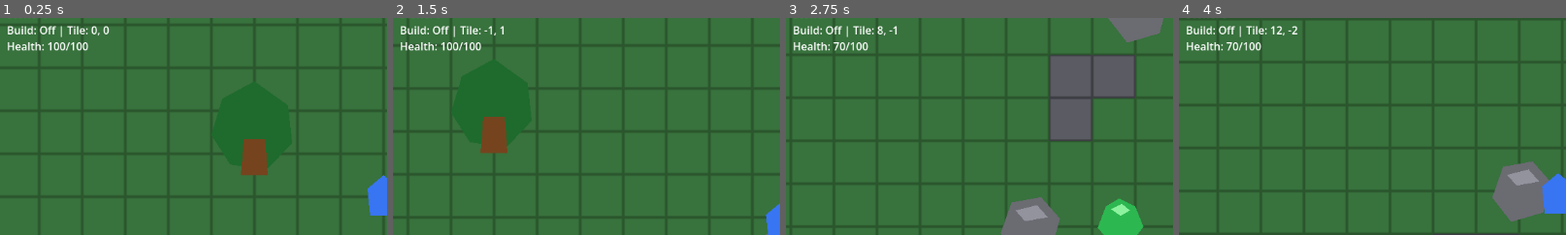
Above: before the commit, frames 1-4 (left to right).
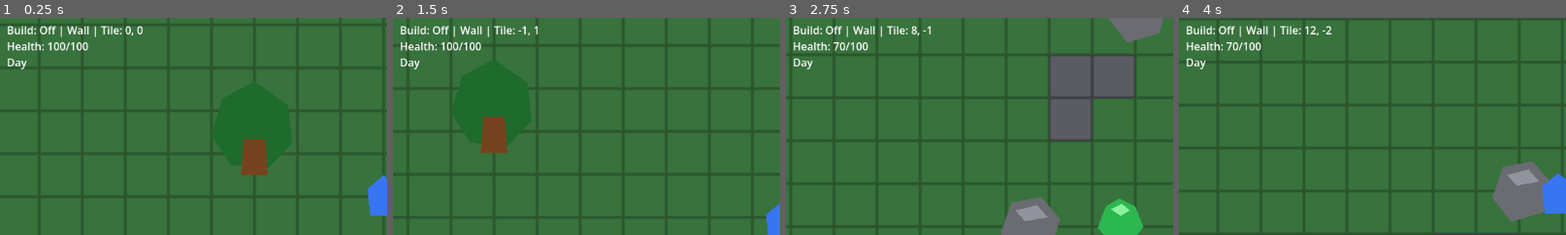
Above: after the commit, the same moments.

Repository: ramonsamagaio/Oathwake-Main
Game: Godot game, scene res://scenes/Main.tscn
The game is run twice, just before and just after one commit, with the same random seed, the same clock (stepped at 60 frames per second) and the same inputs.
Inputs (mouse positions are % of the whole screen's width and height, from its top left):
- Up to frame 1 (0.25 s): no input
- Up to frame 2 (1.5 s): tap Enter at 0.5 s; move the mouse to (72, 45) at 0.52 s; hold D 0.53-1.28 s; tap 1 at 0.6 s; click (72, 45) at 0.67 s; tap Space at 0.77, 1.07 s; tap 2 at 0.8, 1.35 s; move the mouse to (30, 55) at 1.27 s; hold S from 1.28 s (still down); click (30, 55) at 1.42 s
- Up to frame 3 (2.75 s): tap Space at 1.52, 1.82, 2.3 s; tap H at 1.55, 2.1 s; move the mouse to (60, 28) at 2.02 s; release S at 2.03 s; hold D from 2.03 s (still down); click (60, 28) at 2.17 s
- Up to frame 4 (4 s): move the mouse to (45, 70) at 2.77 s; release D at 2.78 s; hold W 2.78-3.53 s; tap Space at 2.85, 3.02, 3.32, 3.77 s; click (45, 70) at 2.92 s; tap 1 at 3.05, 3.6 s; move the mouse to (80, 65) at 3.52 s; hold A from 3.53 s (still down); click (80, 65) at 3.67 s; tap 2 at 3.8 s
The pictures show only the part of the screen within x 1-50%, y 9-59%; the shares and areas given below are measured in that part.

The runs differ from the first frame. In frame 1, 0.6% of the frame differs, in the area x 2-37%, y 3-24%; in frame 2, 0.5%; in frame 3, 0.6%; in frame 4, 0.6%, in the area x 2-40%, y 3-24%.

Commit message:
fogueira day night

Diff:
--- a/scenes/Main.tscn
+++ b/scenes/Main.tscn
@@ -7,9 +7,14 @@
 [ext_resource type="Script" path="res://scripts/Main.gd" id="5_main_script"]
 [ext_resource type="Script" path="res://scripts/BuildSystem.gd" id="6_build_system_script"]
 [ext_resource type="PackedScene" path="res://scenes/enemies/Slime.tscn" id="7_slime_scene"]
+[ext_resource type="Script" path="res://scripts/world/DayNightCycle.gd" id="8_day_night_script"]
+[ext_resource type="Script" path="res://scripts/enemies/NightEnemySpawner.gd" id="9_enemy_spawner_script"]
 
 [node name="Main" type="Node2D"]
 script = ExtResource("5_main_script")
+
+[node name="WorldTint" type="CanvasModulate" parent="."]
+color = Color(1, 1, 1, 1)
 
 [node name="World" type="Node2D" parent="."]
 script = ExtResource("2_world_script")
@@ -70,7 +75,7 @@
 [node name="BuildLabel" type="Label" parent="UI"]
 offset_left = 16.0
 offset_top = 64.0
-offset_right = 320.0
+offset_right = 420.0
 offset_bottom = 87.0
 text = "Build: Off | Tile: 0, 0"
 
@@ -81,5 +86,19 @@
 offset_bottom = 111.0
 text = "Health: 100/100"
 
+[node name="DayNightLabel" type="Label" parent="UI"]
+offset_left = 16.0
+offset_top = 112.0
+offset_right = 160.0
+offset_bottom = 135.0
+text = "Day"
+
 [node name="BuildSystem" type="Node" parent="."]
 script = ExtResource("6_build_system_script")
+
+[node name="DayNightCycle" type="Node" parent="."]
+script = ExtResource("8_day_night_script")
+
+[node name="NightEnemySpawner" type="Node" parent="."]
+script = ExtResource("9_enemy_spawner_script")
+slime_scene = ExtResource("7_slime_scene")
--- a/scripts/BuildSystem.gd
+++ b/scripts/BuildSystem.gd
@@ -1,10 +1,16 @@
 extends Node
 
 const SOURCE_ID := 0
+const BUILD_TYPE_WALL := "Wall"
+const BUILD_TYPE_CAMPFIRE := "Campfire"
 const WALL_TILE := Vector2i(2, 0)
+const CAMPFIRE_TILE := Vector2i(3, 0)
 const WALL_COST_RESOURCE := "Wood"
 const WALL_COST_AMOUNT := 1
+const CAMPFIRE_WOOD_COST_AMOUNT := 3
+const CAMPFIRE_STONE_COST_AMOUNT := 1
 const VALID_PREVIEW_COLOR := Color(0.50, 0.32, 0.18, 0.55)
+const VALID_CAMPFIRE_PREVIEW_COLOR := Color(0.88, 0.34, 0.10, 0.55)
 const INVALID_PREVIEW_COLOR := Color(0.90, 0.12, 0.10, 0.55)
 
 @export var tile_size: Vector2i = Vector2i(32, 32)
@@ -18,6 +24,7 @@
 
 var build_mode_enabled := false
 var current_tile := Vector2i.ZERO
+var selected_build_type := BUILD_TYPE_WALL
 var preview: Polygon2D
 
 @onready var main = get_node(main_path)
@@ -30,6 +37,8 @@
 
 
 func _ready() -> void:
+	add_to_group("build_system")
+
 	if build_layer.tile_set != null:
 		tile_size = build_layer.tile_set.tile_size
 
@@ -52,13 +61,27 @@
 	if not build_mode_enabled:
 		return
 
+	if event is InputEventKey and event.pressed and not event.echo and event.keycode == KEY_1:
+		selected_build_type = BUILD_TYPE_WALL
+		get_viewport().set_input_as_handled()
+		_update_preview()
+		_update_build_label()
+		return
+
+	if event is InputEventKey and event.pressed and not event.echo and event.keycode == KEY_2:
+		selected_build_type = BUILD_TYPE_CAMPFIRE
+		get_viewport().set_input_as_handled()
+		_update_preview()
+		_update_build_label()
+		return
+
 	if event is InputEventMouseButton and event.pressed and event.button_index == MOUSE_BUTTON_LEFT:
 		get_viewport().set_input_as_handled()
-		_try_place_wall(current_tile)
+		_try_place_selected_building(current_tile)
 
 	if event is InputEventMouseButton and event.pressed and event.button_index == MOUSE_BUTTON_RIGHT:
 		get_viewport().set_input_as_handled()
-		_try_remove_wall(current_tile)
+		_try_remove_building(current_tile)
 
 
 func _get_mouse_tile() -> Vector2i:
@@ -66,30 +89,81 @@
 	return _local_position_to_grid_cell(mouse_position)
 
 
+func _try_place_selected_building(tile_position: Vector2i) -> bool:
+	return _try_place_building(tile_position, selected_build_type)
+
+
 func _try_place_wall(tile_position: Vector2i) -> bool:
-	if not _can_place_wall(tile_position, true):
-		return false
-
-	if not main.spend_resource(WALL_COST_RESOURCE, WALL_COST_AMOUNT):
-		print("Not enough Wood to build a wall.")
-		return false
-
-	build_layer.set_cell(tile_position, SOURCE_ID, WALL_TILE)
-	print("Built wall at tile %s" % tile_position)
+	return _try_place_building(tile_position, BUILD_TYPE_WALL)
+
+
+func _try_place_campfire(tile_position: Vector2i) -> bool:
+	return _try_place_building(tile_position, BUILD_TYPE_CAMPFIRE)
+
+
+func _try_place_building(tile_position: Vector2i, building_type: String) -> bool:
+	if not _can_place_building(tile_position, building_type, true):
+		return false
+
+	_spend_building_cost(building_type)
+	build_layer.set_cell(tile_position, SOURCE_ID, _get_building_tile(building_type))
+	print("Built %s at tile %s" % [building_type, tile_position])
 	_update_preview()
 	return true
 
 
 func _try_remove_wall(tile_position: Vector2i) -> bool:
-	if not _is_player_built_wall(tile_position):
-		print("There is no player-built wall here.")
+	return _try_remove_building(tile_position)
+
+
+func _try_remove_building(tile_position: Vector2i) -> bool:
+	var building_type := _get_building_type_at_tile(tile_position)
+	if building_type.is_empty():
+		print("There is no player-built construction here.")
 		return false
 
 	build_layer.erase_cell(tile_position)
-	main.add_resource(WALL_COST_RESOURCE, WALL_COST_AMOUNT)
-	print("Removed wall at tile %s" % tile_position)
+	_refund_building_cost(building_type)
+	print("Removed %s at tile %s" % [building_type, tile_position])
 	_update_preview()
 	return true
+
+
+func get_built_buildings() -> Array:
+	var buildings := []
+
+	for cell in build_layer.get_used_cells():
+		var building_type := _get_building_type_at_tile(cell)
+		if building_type.is_empty():
+			continue
+
+		buildings.append({
+			"type": building_type,
+			"x": cell.x,
+			"y": cell.y,
+		})
+
+	return buildings
+
+
+func load_built_buildings(buildings: Array) -> void:
+	_clear_built_buildings()
+
+	for building in buildings:
+		if not building is Dictionary:
+			continue
+
+		var building_type := str(building.get("type", BUILD_TYPE_WALL))
+		if not _is_known_building_type(building_type):
+			continue
+
+		var tile_position := Vector2i(
+			int(building.get("x", 0)),
+			int(building.get("y", 0))
+		)
+		build_layer.set_cell(tile_position, SOURCE_ID, _get_building_tile(building_type))
+
+	_update_preview()
 
 
 func get_built_wall_cells() -> Array:
@@ -106,22 +180,31 @@
 
 
 func load_built_wall_cells(wall_cells: Array) -> void:
-	_clear_built_walls()
+	var buildings := []
 
 	for wall_cell in wall_cells:
 		if not wall_cell is Dictionary:
 			continue
 
-		var tile_position := Vector2i(
-			int(wall_cell.get("x", 0)),
-			int(wall_cell.get("y", 0))
-		)
-		build_layer.set_cell(tile_position, SOURCE_ID, WALL_TILE)
-
-	_update_preview()
+		buildings.append({
+			"type": BUILD_TYPE_WALL,
+			"x": int(wall_cell.get("x", 0)),
+			"y": int(wall_cell.get("y", 0)),
+		})
+
+	load_built_buildings(buildings)
 
 
 func _can_place_wall(tile_position: Vector2i, show_message := false) -> bool:
+	return _can_place_building(tile_position, BUILD_TYPE_WALL, show_message)
+
+
+func _can_place_building(tile_position: Vector2i, building_type: String, show_message := false) -> bool:
+	if not _is_known_building_type(building_type):
+		if show_message:
+			print("Unknown building type: %s" % building_type)
+		return false
+
 	if ground_layer.get_cell_source_id(tile_position) == -1:
 		if show_message:
 			print("Cannot build outside the map.")
@@ -139,7 +222,7 @@
 
 	if build_layer.get_cell_source_id(tile_position) != -1:
 		if show_message:
-			print("There is already a wall here.")
+			print("There is already a construction here.")
 		return false
 
 	if tile_position == _global_position_to_grid_cell(player.global_position):
@@ -147,25 +230,92 @@
 			print("Cannot build on the player.")
 		return false
 
-	if not main.can_spend_resource(WALL_COST_RESOURCE, WALL_COST_AMOUNT):
-		if show_message:
-			print("Not enough Wood to build a wall.")
+	if not _can_spend_building_cost(building_type):
+		if show_message:
+			print("Not enough resources to build %s." % building_type)
 		return false
 
 	return true
 
 
 func _is_player_built_wall(tile_position: Vector2i) -> bool:
-	return (
-		build_layer.get_cell_source_id(tile_position) == SOURCE_ID
-		and build_layer.get_cell_atlas_coords(tile_position) == WALL_TILE
-	)
+	return _get_building_type_at_tile(tile_position) == BUILD_TYPE_WALL
 
 
 func _clear_built_walls() -> void:
 	for cell in build_layer.get_used_cells():
 		if _is_player_built_wall(cell):
 			build_layer.erase_cell(cell)
+
+
+func _clear_built_buildings() -> void:
+	for cell in build_layer.get_used_cells():
+		if not _get_building_type_at_tile(cell).is_empty():
+			build_layer.erase_cell(cell)
+
+
+func _get_building_type_at_tile(tile_position: Vector2i) -> String:
+	if build_layer.get_cell_source_id(tile_position) != SOURCE_ID:
+		return ""
+
+	var atlas_coords := build_layer.get_cell_atlas_coords(tile_position)
+	if atlas_coords == WALL_TILE:
+		return BUILD_TYPE_WALL
+	if atlas_coords == CAMPFIRE_TILE:
+		return BUILD_TYPE_CAMPFIRE
+
+	return ""
+
+
+func _get_building_tile(building_type: String) -> Vector2i:
+	if building_type == BUILD_TYPE_CAMPFIRE:
+		return CAMPFIRE_TILE
+
+	return WALL_TILE
+
+
+func _is_known_building_type(building_type: String) -> bool:
+	return building_type == BUILD_TYPE_WALL or building_type == BUILD_TYPE_CAMPFIRE
+
+
+func _get_building_cost(building_type: String) -> Array:
+	if building_type == BUILD_TYPE_CAMPFIRE:
+		return [
+			{"resource": "Wood", "amount": CAMPFIRE_WOOD_COST_AMOUNT},
+			{"resource": "Stone", "amount": CAMPFIRE_STONE_COST_AMOUNT},
+		]
+
+	return [
+		{"resource": WALL_COST_RESOURCE, "amount": WALL_COST_AMOUNT},
+	]
+
+
+func _can_spend_building_cost(building_type: String) -> bool:
+	for cost in _get_building_cost(building_type):
+		if not main.can_spend_resource(cost["resource"], cost["amount"]):
+			return false
+
+	return true
+
+
+func _spend_building_cost(building_type: String) -> void:
+	for cost in _get_building_cost(building_type):
+		main.spend_resource(cost["resource"], cost["amount"])
+
+
+func _refund_building_cost(building_type: String) -> void:
+	for cost in _get_building_cost(building_type):
+		main.add_resource(cost["resource"], cost["amount"])
+
+
+func get_campfire_positions() -> Array:
+	var campfire_positions := []
+
+	for cell in build_layer.get_used_cells():
+		if _get_building_type_at_tile(cell) == BUILD_TYPE_CAMPFIRE:
+			campfire_positions.append(build_layer.to_global(_grid_cell_to_local_center(cell)))
+
+	return campfire_positions
 
 
 func _is_resource_at_tile(tile_position: Vector2i) -> bool:
@@ -203,6 +353,10 @@
 	build_mode_enabled = is_enabled
 	_update_preview()
 	_update_build_label()
+
+
+func is_build_mode_enabled() -> bool:
+	return build_mode_enabled
 
 
 func _create_preview() -> void:
@@ -229,9 +383,24 @@
 		return
 
 	preview.position = _grid_cell_to_local_center(current_tile)
-	preview.color = VALID_PREVIEW_COLOR if _can_place_wall(current_tile) else INVALID_PREVIEW_COLOR
+	preview.color = _get_preview_color()
+
+
+func _get_preview_color() -> Color:
+	if not _can_place_building(current_tile, selected_build_type):
+		return INVALID_PREVIEW_COLOR
+
+	if selected_build_type == BUILD_TYPE_CAMPFIRE:
+		return VALID_CAMPFIRE_PREVIEW_COLOR
+
+	return VALID_PREVIEW_COLOR
 
 
 func _update_build_label() -> void:
 	var mode_text := "On" if build_mode_enabled else "Off"
-	build_label.text = "Build: %s | Tile: %d, %d" % [mode_text, current_tile.x, current_tile.y]
+	build_label.text = "Build: %s | %s | Tile: %d, %d" % [
+		mode_text,
+		selected_build_type,
+		current_tile.x,
+		current_tile.y,
+	]
--- a/scripts/Main.gd
+++ b/scripts/Main.gd
@@ -65,6 +65,7 @@
 			"Stone": inventory.get_resource_amount("Stone"),
 		},
 		"walls": build_system.get_built_wall_cells(),
+		"buildings": build_system.get_built_buildings(),
 		"collected_resources": collected_resource_ids.keys(),
 	}
 
@@ -105,11 +106,15 @@
 	inventory.set_resource_amount("Wood", int(inventory_data.get("Wood", 0)))
 	inventory.set_resource_amount("Stone", int(inventory_data.get("Stone", 0)))
 
-	var wall_cells = save_data.get("walls", [])
-	if not wall_cells is Array:
-		wall_cells = []
+	var buildings = save_data.get("buildings", [])
+	if save_data.has("buildings") and buildings is Array:
+		build_system.load_built_buildings(buildings)
+	else:
+		var wall_cells = save_data.get("walls", [])
+		if not wall_cells is Array:
+			wall_cells = []
 
-	build_system.load_built_wall_cells(wall_cells)
+		build_system.load_built_wall_cells(wall_cells)
 
 	var collected_resources = save_data.get("collected_resources", [])
 	if not collected_resources is Array:
--- a/scripts/Player.gd
+++ b/scripts/Player.gd
@@ -4,6 +4,8 @@
 
 @export var speed: float = 180.0
 @export var max_health: int = 100
+@export var attack_damage: int = 10
+@export var attack_range: float = 48.0
 
 var health: int = 100
 var spawn_position := Vector2.ZERO
@@ -19,6 +21,17 @@
 func _unhandled_input(event: InputEvent) -> void:
 	if event is InputEventKey and event.pressed and not event.echo and event.keycode == KEY_H:
 		take_damage(10)
+		get_viewport().set_input_as_handled()
+
+	if event is InputEventKey and event.pressed and not event.echo and event.keycode == KEY_SPACE:
+		_attack()
+		get_viewport().set_input_as_handled()
+
+	if event is InputEventMouseButton and event.pressed and event.button_index == MOUSE_BUTTON_LEFT:
+		if _is_build_mode_enabled():
+			return
+
+		_attack()
 		get_viewport().set_input_as_handled()
 
 
@@ -57,6 +70,41 @@
 	health_changed.emit(health, max_health)
 
 
+func _attack() -> void:
+	var target := _find_nearby_enemy()
+	if target == null:
+		return
+
+	target.call("take_damage", attack_damage)
+
+
+func _find_nearby_enemy() -> Node2D:
+	var closest_enemy: Node2D
+	var closest_distance := attack_range
+
+	for enemy in get_tree().get_nodes_in_group("enemy"):
+		if not enemy is Node2D:
+			continue
+
+		if not enemy.has_method("take_damage"):
+			continue
+
+		var distance := global_position.distance_to(enemy.global_position)
+		if distance <= closest_distance:
+			closest_enemy = enemy
+			closest_distance = distance
+
+	return closest_enemy
+
+
+func _is_build_mode_enabled() -> bool:
+	var build_system = get_tree().get_first_node_in_group("build_system")
+	if build_system == null:
+		return false
+
+	return build_system.is_build_mode_enabled()
+
+
 func _die() -> void:
 	print("Player died")
 	global_position = spawn_position
--- a/scripts/World.gd
+++ b/scripts/World.gd
@@ -4,6 +4,7 @@
 const GROUND_TILE := Vector2i(0, 0)
 const ROCK_TILE := Vector2i(1, 0)
 const WALL_TILE := Vector2i(2, 0)
+const CAMPFIRE_TILE := Vector2i(3, 0)
 const MAP_MIN := Vector2i(-15, -10)
 const MAP_MAX := Vector2i(15, 10)
 const ROCK_CELLS := [
@@ -36,13 +37,15 @@
 
 
 func _create_tile_set() -> TileSet:
-	var image := Image.create(tile_size.x * 3, tile_size.y, false, Image.FORMAT_RGBA8)
+	var image := Image.create(tile_size.x * 4, tile_size.y, false, Image.FORMAT_RGBA8)
 	_fill_tile(image, 0, Color(0.22, 0.45, 0.24))
 	_fill_tile(image, 1, Color(0.36, 0.36, 0.39))
 	_fill_tile(image, 2, Color(0.50, 0.32, 0.18))
+	_fill_tile(image, 3, Color(0.88, 0.34, 0.10))
 	_draw_tile_border(image, 0, Color(0.17, 0.34, 0.18))
 	_draw_tile_border(image, 1, Color(0.24, 0.24, 0.27))
 	_draw_tile_border(image, 2, Color(0.30, 0.18, 0.10))
+	_draw_tile_border(image, 3, Color(0.45, 0.14, 0.04))
 
 	var texture := ImageTexture.create_from_image(image)
 	var atlas_source := TileSetAtlasSource.new()
@@ -51,6 +54,7 @@
 	atlas_source.create_tile(GROUND_TILE)
 	atlas_source.create_tile(ROCK_TILE)
 	atlas_source.create_tile(WALL_TILE)
+	atlas_source.create_tile(CAMPFIRE_TILE)
 
 	var tile_set := TileSet.new()
 	tile_set.tile_size = tile_size
--- /dev/null
+++ b/scripts/enemies/NightEnemySpawner.gd
@@ -0,0 +1,88 @@
+extends Node
+
+@export var slime_scene: PackedScene
+@export var max_alive_slimes: int = 5
+@export var spawn_interval_seconds: float = 5.0
+@export var min_spawn_distance: float = 180.0
+@export var max_spawn_distance: float = 280.0
+@export var campfire_safe_radius: float = 160.0
+@export var player_path: NodePath = "../Player"
+@export var day_night_cycle_path: NodePath = "../DayNightCycle"
+@export var enemies_root_path: NodePath = "../World/Enemies"
+@export var build_system_path: NodePath = "../BuildSystem"
+
+var spawn_timer := 0.0
+var rng := RandomNumberGenerator.new()
+
+@onready var player: CharacterBody2D = get_node(player_path)
+@onready var day_night_cycle: Node = get_node(day_night_cycle_path)
+@onready var enemies_root: Node2D = get_node(enemies_root_path)
+@onready var build_system = get_node(build_system_path)
+
+
+func _ready() -> void:
+	rng.randomize()
+
+
+func _process(delta: float) -> void:
+	if day_night_cycle.is_day():
+		spawn_timer = 0.0
+		return
+
+	spawn_timer += delta
+	if spawn_timer < spawn_interval_seconds:
+		return
+
+	spawn_timer = 0.0
+	_try_spawn_slime()
+
+
+func _try_spawn_slime() -> bool:
+	if slime_scene == null:
+		return false
+
+	if get_alive_slime_count() >= max_alive_slimes:
+		return false
+
+	var spawn_position := _get_spawn_position()
+	var slime := slime_scene.instantiate() as Node2D
+	enemies_root.add_child(slime)
+	slime.global_position = spawn_position
+	print("Spawned Slime at %s" % slime.global_position)
+	return true
+
+
+func get_alive_slime_count() -> int:
+	var count := 0
+
+	for enemy in enemies_root.get_children():
+		if enemy.is_in_group("enemy") and not enemy.is_queued_for_deletion():
+			count += 1
+
+	return count
+
+
+func _get_spawn_position() -> Vector2:
+	for _attempt in range(12):
+		var spawn_position := _get_random_spawn_position()
+		if not _is_position_near_campfire(spawn_position):
+			return spawn_position
+
+	return _get_random_spawn_position()
+
+
+func _get_random_spawn_position() -> Vector2:
+	var angle := rng.randf_range(0.0, TAU)
+	var distance := rng.randf_range(min_spawn_distance, max_spawn_distance)
+	return player.global_position + Vector2.RIGHT.rotated(angle) * distance
+
+
+func _is_position_near_campfire(spawn_position: Vector2) -> bool:
+	if not build_system.has_method("get_campfire_positions"):
+		return false
+
+	for campfire_position in build_system.get_campfire_positions():
+		if spawn_position.distance_to(campfire_position) < campfire_safe_radius:
+			return true
+
+	return false
--- a/scripts/enemies/Slime.gd
+++ b/scripts/enemies/Slime.gd
@@ -3,15 +3,19 @@
 @export var speed: float = 45.0
 @export var damage: int = 10
 @export var damage_cooldown: float = 1.0
+@export var max_health: int = 30
 
 var player: CharacterBody2D
 var player_in_contact := false
 var damage_timer := 0.0
+var health: int = 30
 
 @onready var damage_area: Area2D = $DamageArea
 
 
 func _ready() -> void:
+	add_to_group("enemy")
+	health = max_health
 	damage_area.body_entered.connect(_on_damage_area_body_entered)
 	damage_area.body_exited.connect(_on_damage_area_body_exited)
 	player = get_tree().get_first_node_in_group("player") as CharacterBody2D
@@ -45,6 +49,16 @@
 		damage_timer = damage_cooldown
 
 
+func take_damage(amount: int) -> void:
+	if amount <= 0:
+		return
+
+	health = max(health - amount, 0)
+
+	if health == 0:
+		queue_free()
+
+
 func _on_damage_area_body_entered(body: Node2D) -> void:
 	if body.is_in_group("player"):
 		player = body as CharacterBody2D
--- /dev/null
+++ b/scripts/world/DayNightCycle.gd
@@ -0,0 +1,39 @@
+extends Node
+
+@export var cycle_duration_seconds: float = 120.0
+@export var day_color: Color = Color(1.0, 1.0, 1.0, 1.0)
+@export var night_color: Color = Color(0.28, 0.34, 0.55, 1.0)
+@export var canvas_modulate_path: NodePath = "../WorldTint"
+@export var state_label_path: NodePath = "../UI/DayNightLabel"
+
+var time_of_day := 0.0
+
+@onready var canvas_modulate: CanvasModulate = get_node(canvas_modulate_path)
+@onready var state_label: Label = get_node(state_label_path)
+
+
+func _ready() -> void:
+	_update_day_night_visuals()
+
+
+func _process(delta: float) -> void:
+	time_of_day = fposmod(time_of_day + (delta / cycle_duration_seconds), 1.0)
+	_update_day_night_visuals()
+
+
+func is_day() -> bool:
+	return time_of_day < 0.5
+
+
+func _update_day_night_visuals() -> void:
+	var night_strength := _get_night_strength()
+	canvas_modulate.color = day_color.lerp(night_color, night_strength)
+	state_label.text = "Day" if is_day() else "Night"
+
+
+func _get_night_strength() -> float:
+	if is_day():
+		return 0.0
+
+	var night_progress := (time_of_day - 0.5) / 0.5
+	return sin(night_progress * PI)
Not shown: 1 places in scenes/Main.tscn that only renumber resources
Not shown, added: scripts/enemies/NightEnemySpawner.gd.uid
Not shown, added: scripts/world/DayNightCycle.gd.uid
